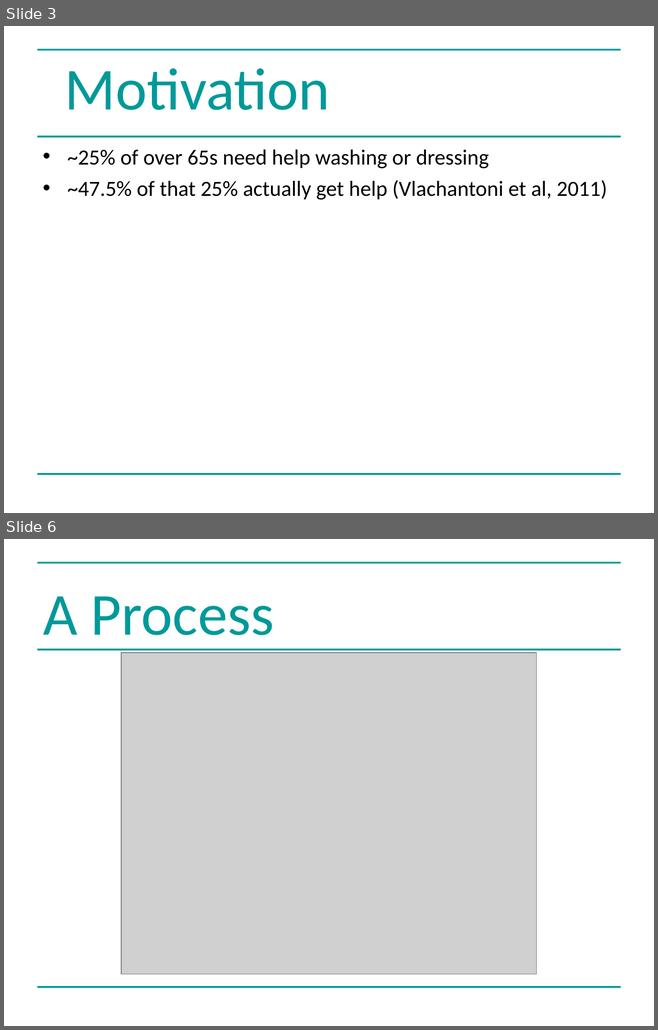
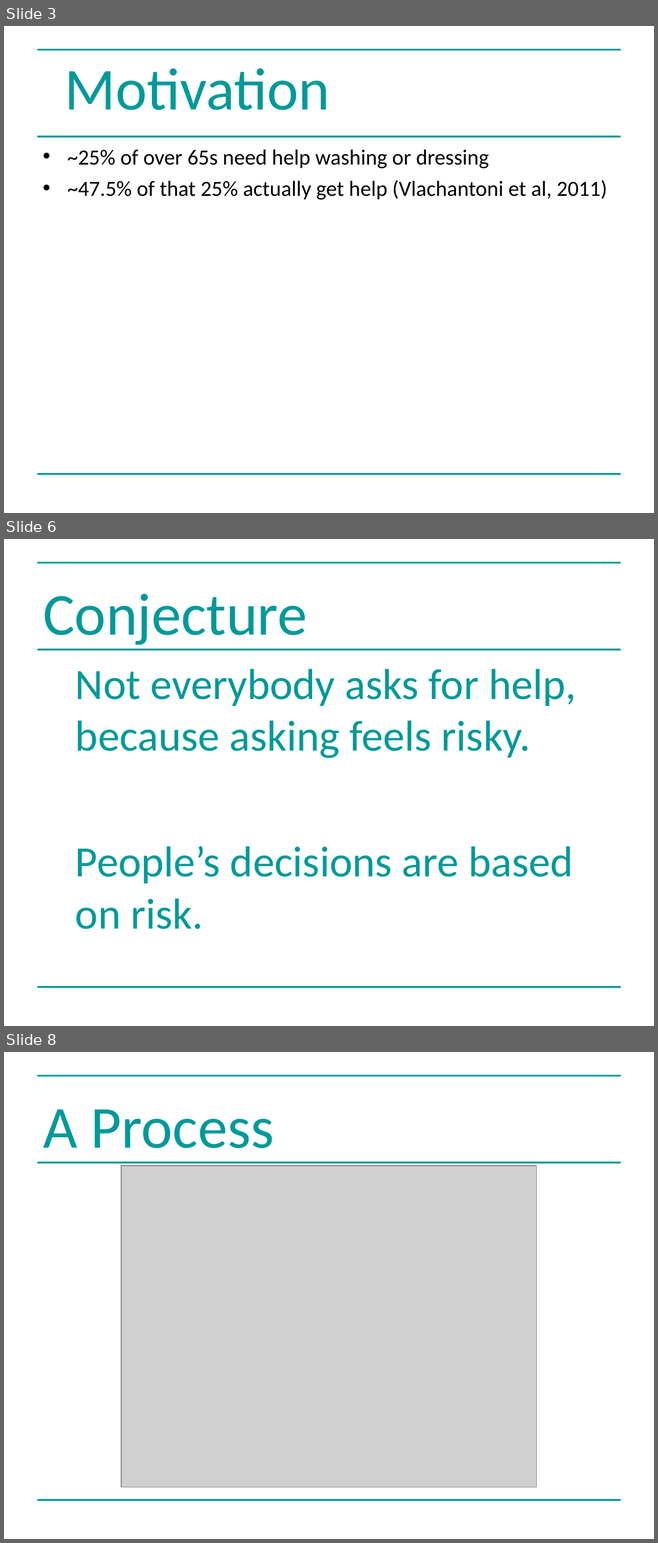
Before and after one commit to greenape/bsps2015, a slide deck: presentation/risky_aging_bsps.ppt. Shown one above the other, each under a label of ours: slides 3 and 6 before the commit, slides 3, 6 and 8 after it; the slides between them are not shown. The pictures are 658x1030 and 658x1543 pixels, drawn with LibreOffice and Linux fonts; fonts in the diff are those of the drawing; grey boxes stand for pictures. Boxes give left, top, right and bottom in pixels: in the first picture for what was removed or moved away, otherwise in the second. Text is boxed around its words. In the diff, an @@ line names an element or a change of style, - is before the commit and + after.

```diff
--- a/presentation/risky_aging_bsps.ppt
+++ b/presentation/risky_aging_bsps.ppt
@@ slide 6 added at (x1=4, y1=539, x2=654, y2=1026), background #FFFFFF; not listed: 3 template elements that a slide beside it also shows @@
@@ title added at (x1=43, y1=594, x2=307, y2=645), 66 pt, text #009999 @@
+Conjecture
@@ text added at (x1=75, y1=669, x2=576, y2=929), 48 pt, text #009999 @@
+  Not everybody asks for help, because asking feels risky.
+  People’s decisions are based on risk.
@@ what was slide 6 is now slide 8 @@
```
Also in this commit, not shown: 2 slides changed, 2 other slides added, 2 slides removed.
